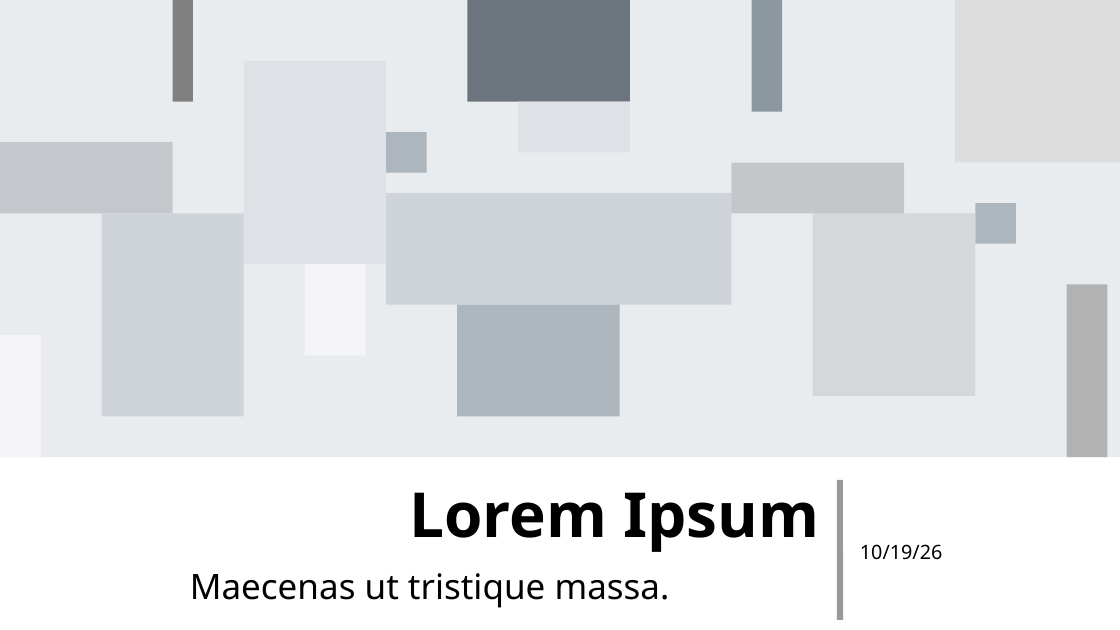
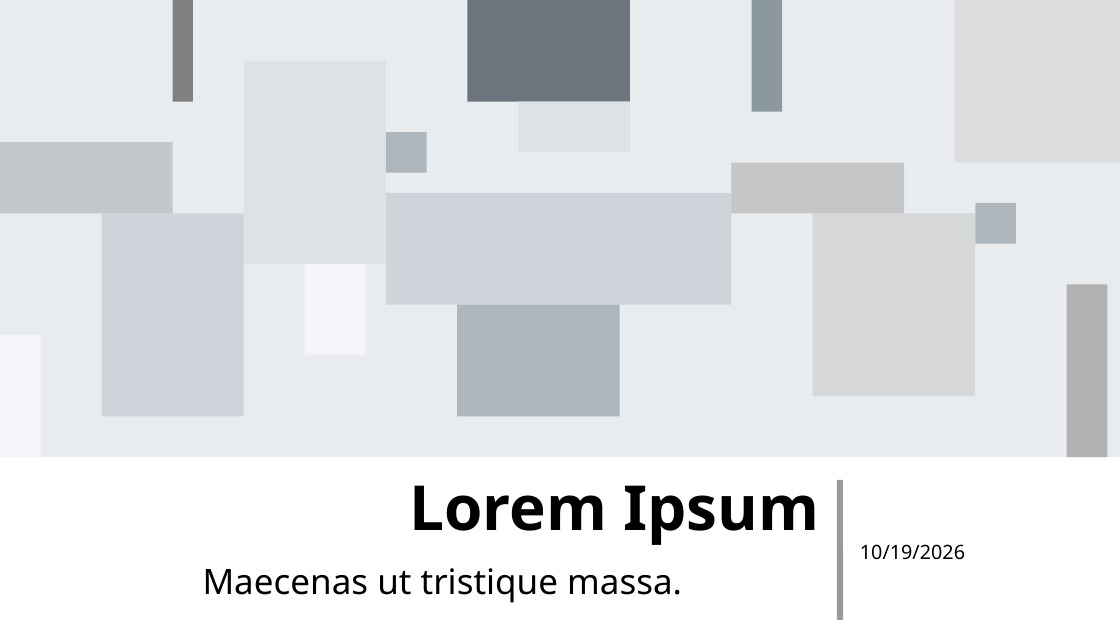
Before and after one commit to paulrentschler/demos, a slide deck: slide 1 of lorem-ipsum.pptx. Drawn at 1120x630 pixels with LibreOffice and Linux fonts; fonts in the diff are those of the drawing. Boxes give left, top, right and bottom in pixels: in the first picture for what was removed or moved away, otherwise in the second. Text is boxed around its words. In the diff, an @@ line names an element or a change of style, - is before the commit and + after.

```diff
--- a/lorem-ipsum.pptx
+++ b/lorem-ipsum.pptx
@@ title "Lorem Ipsum" at (409,485,819,545): line spacing 1 to 0.8 @@
@@ subtitle "Maecenas ut tristique massa." at (203,568,682,603): indent changed; line spacing 1 to 0.7 @@
@@ text at (860,544,965,560): text changed @@
-10/19/26
+10/19/2026
```
Also in this commit, not shown: 3 other slides changed.
